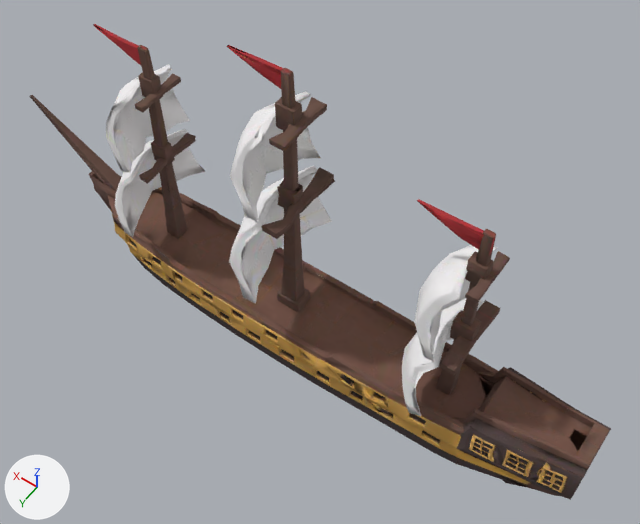
Renders of the glTF model public/models/line.glb from each side of a commit.
Rendered twice from a 50 mm lens placed at (-0.508, 0.694, 1.287), pointed at (-0.014, 0.002, 0.201). Arrows for +X, +Y and +Z are at lower left; the lights stay in place. The first picture is the older version. Where no turn or scale is listed for an object, it has been applied to the vertices.

Before the edit, the objects in view are built like this:
```python
me_geometry_0 = bpy.data.meshes.new('geometry_0')
me_geometry_0.from_pydata(...)  # 7577 vertices, 14887 faces; spans x -0.501..0.632, y -0.107..0.105, z -0.078..0.553
me_geometry_0.materials.append(mat_material_0)  # picture img_image_0
ob_geometry_0 = bpy.data.objects.new('geometry_0', me_geometry_0)
ob_geometry_0.location = (0.0, 0.0, 0.0)
```
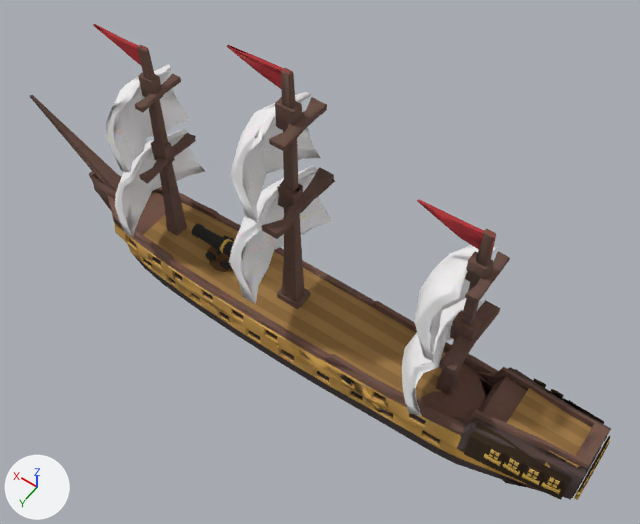
Boxes [x1, y1, x2, y2] around the edits, measured in the pictures (640 x 524 px):
'refit_deck', added (brown)
    after: [143, 202, 455, 399]
'refit_poop', added (brown)
    after: [507, 388, 592, 468]
'refit_quarter_panel_star', added (brown)
    after: [464, 423, 572, 500]
'refit_windows', added
    after: [484, 378, 610, 500]
'cannon_barrel', added
    after: [192, 223, 234, 257]
'cannon_carriage', added
    after: [205, 235, 232, 270]
'refit_quarter_panel_port', added
    after: [512, 369, 604, 424]
'refit_turntable', added
    after: [209, 259, 233, 272]
'refit_stern_panel', added
    after: [572, 436, 607, 498]

Edits to the bpy script that builds the scene:
```text
Add ob_refit_windows:
    ob_refit_windows = bpy.data.objects.new('refit_windows', me_refit_windows)  # 680 vertices, 1020 faces; spans x -0.508..-0.365, y -0.078..0.077, z 0.037..0.098; in mat_refit_frame (brown #372511), mat_refit_gilt (yellow #caa449), mat_refit_glass (orange #f3c866)
    ob_refit_windows.location = (0.0, 0.0, 0.0)
Add ob_refit_turntable:
    ob_refit_turntable = bpy.data.objects.new('refit_turntable', me_refit_turntable)  # a 12-sided cut cone along z (radius 0.032 at the low end, 0.03 at the high end) spanning x 0.158..0.222, y -0.032..0.032, z 0.0595..0.0655; in mat_refit_wood (brown #5e401f)
    ob_refit_turntable.location = (0.0, 0.0, 0.0)
Add ob_refit_stern_panel:
    ob_refit_stern_panel = bpy.data.objects.new('refit_stern_panel', me_refit_stern_panel)  # 55 vertices, 80 faces; spans x -0.5014..-0.4681, y -0.05..0.05, z 0.036..0.104; in mat_refit_frame (brown #372511)
    ob_refit_stern_panel.location = (0.0, 0.0, 0.0)
Add ob_refit_quarter_panel_star:
    ob_refit_quarter_panel_star = bpy.data.objects.new('refit_quarter_panel_star', me_refit_quarter_panel_star)  # 70 vertices, 104 faces; spans x -0.488..-0.336, y 0.052..0.077, z 0.044..0.11; in mat_refit_frame (brown #372511)
    ob_refit_quarter_panel_star.location = (0.0, 0.0, 0.0)
Add ob_refit_quarter_panel_port:
    ob_refit_quarter_panel_port = bpy.data.objects.new('refit_quarter_panel_port', me_refit_quarter_panel_port)  # 70 vertices, 104 faces; spans x -0.488..-0.336, y -0.077..-0.052, z 0.044..0.11; in mat_refit_frame (brown #372511)
    ob_refit_quarter_panel_port.location = (0.0, 0.0, 0.0)
Add ob_refit_poop:
    ob_refit_poop = bpy.data.objects.new('refit_poop', me_refit_poop)  # 246 vertices, 400 faces; spans x -0.488..-0.372, y -0.0386..0.0386, z 0.1185; in mat_refit_plank_a (brown #a27b46), mat_refit_plank_b (brown #8e6a39)
    ob_refit_poop.location = (0.0, 0.0, 0.0)
Add ob_refit_deck:
    ob_refit_deck = bpy.data.objects.new('refit_deck', me_refit_deck)  # 328 vertices, 560 faces; spans x -0.362..0.345, y -0.07..0.07, z 0.06; in mat_refit_plank_a (brown #a27b46), mat_refit_plank_b (brown #8e6a39)
    ob_refit_deck.location = (0.0, 0.0, 0.0)
Add ob_cannon_carriage:
    ob_cannon_carriage = bpy.data.objects.new('cannon_carriage', me_cannon_carriage)  # a box spanning x -0.026..0.026, y -0.018..0.018, z 0.003..0.015, material slot 0; a box spanning x -0.023..-0.001, y -0.015..0.015, z 0.014..0.024, material slot 0; an 8-sided cylinder along y spanning x -0.026..-0.008, y -0.025..-0.019, z -0.001..0.017, material slot 1; an 8-sided cylinder along y spanning x 0.008..0.026, y -0.025..-0.019, z -0.001..0.017, material slot 1; an 8-sided cylinder along y spanning x -0.026..-0.008, y 0.019..0.025, z -0.001..0.017, material slot 1; an 8-sided cylinder along y spanning x 0.008..0.026, y 0.019..0.025, z -0.001..0.017, material slot 1; in mat_refit_wood (brown #5e401f), mat_refit_iron (black #211f1c)
    ob_cannon_carriage.location = (0.19, 0.0, 0.065)
Add ob_cannon_barrel:
    ob_cannon_barrel = bpy.data.objects.new('cannon_barrel', me_cannon_barrel)  # a 10-sided cut cone along x (radius 0.0135 at the low end, 0.0095 at the high end) spanning x -0.03..0.062, y -0.0128..0.0128, z 0.0125..0.0395, material slot 0; an 8-sided cut cone along x (radius 0.008 at the low end, 0.0125 at the high end) spanning x -0.038..-0.03, y -0.0125..0.0125, z 0.0135..0.0385, material slot 0; a 10-sided cylinder along x spanning x 0.056..0.066, y -0.0112..0.0112, z 0.0142..0.0378, material slot 0; a 6-sided cylinder along y spanning x -0.0035..0.0035, y -0.02..0.02, z 0.022..0.03, material slot 0; a 10-sided cylinder along x spanning x -0.005..0.0, y -0.0141..0.0141, z 0.0112..0.0408, material slot 1; in mat_refit_iron (black #211f1c), mat_refit_gilt (yellow #caa449)
    ob_cannon_barrel.location = (0.19, 0.0, 0.065)
```
